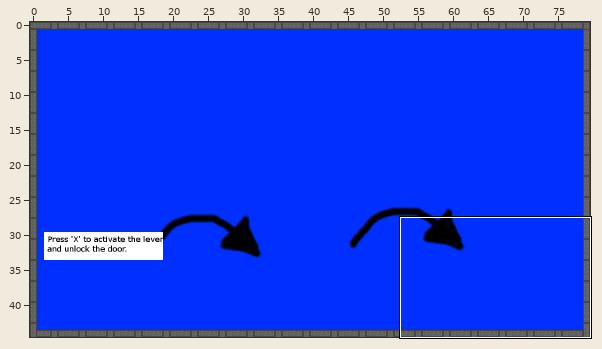
Two versions of a level (Tiled map, android/assets/levels/level3.tmx). Above, an overview of the earlier version with the close-up marked.
Close-up. Before the edit:
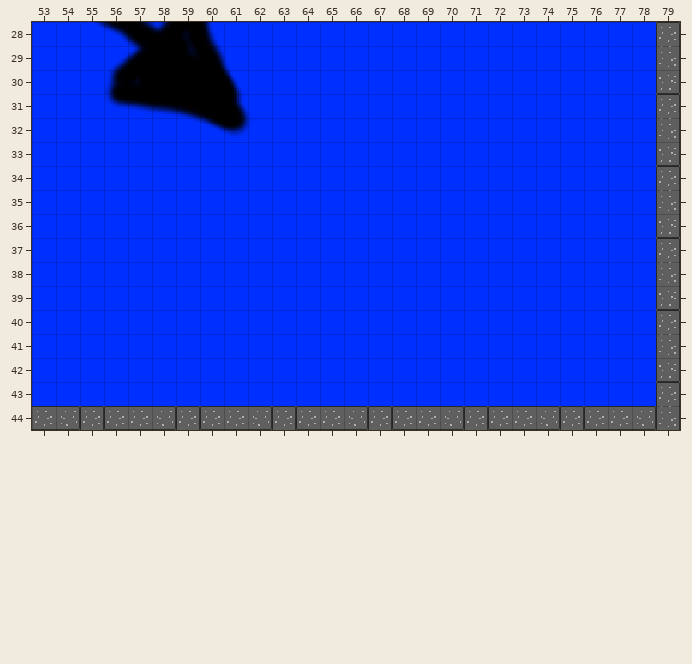
Cells are 16x16 px. Shown: x 53..79, y 28..44. The commit also changed other parts of the map, which this record leaves out.
And afterwards:
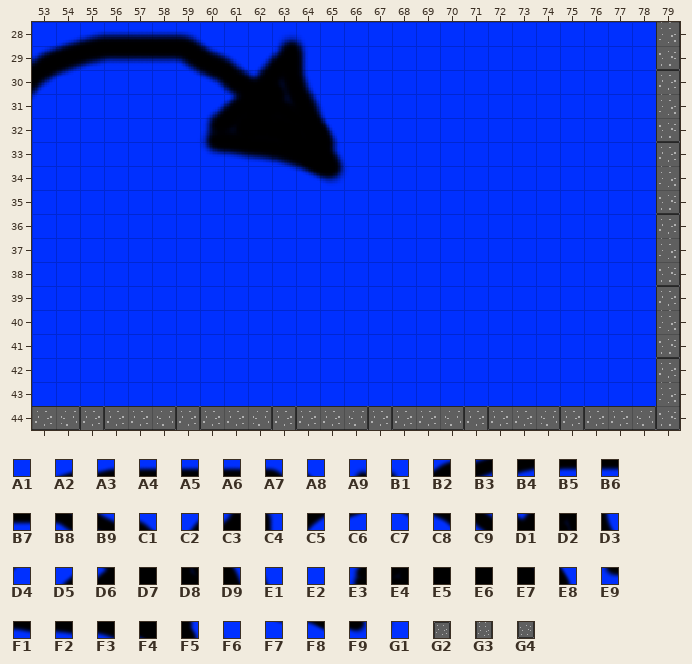
Key: from "arrow": A1 0, A2 46, A3 47, A4 48, A5 49, A6 50, A7 51, A8 52, A9 55, B1 56, B2 65, B3 66, B4 67, B5 68, B6 69, B7 70, B8 71, B9 72, C1 73, C2 74, C3 75, C4 76, C5 85, C6 86, C7 91, C8 92, C9 93, D1 94, D2 95, D3 96, D4 105, D5 112, D6 113, D7 114, D8 115, D9 116, E1 117, E2 131, E3 132, E4 133, E5 134, E6 135, E7 136, E8 137, E9 152, F1 153, F2 154, F3 155, F4 156, F5 157, F6 158, F7 175, F8 176, F9 177, G1 178; from "concrete": G2 7, G3 11, G4 15.
__ is an empty cell.
The exact change:
Layer "Tile Layer 1":
y 28: x 54..60 A1 C7 C8 C9 D1 D2 D3 -> A2 A3 A4 A5 A6 A7 A8; x 63..64 A1 A1 -> A9 B1; x 79 G2 -> G3
y 29: x 53..64 A1 A1 A1 D5 D6 D7 D8 D9 E1 A1 A1 A1 -> B2 B3 B4 B5 B6 B7 B8 B9 C1 C2 C3 C4; x 79 G3 -> G4
y 30: x 53..54 A1 A1 -> C5 C6; x 56..64 E3 E4 E5 E6 E7 E8 A1 A1 A1 -> A1 A1 A1 C7 C8 C9 D1 D2 D3; x 79 G4 -> G2
y 31: x 53 A1 -> D4; x 56..65 E9 F1 F2 F3 F4 F5 F6 A1 A1 A1 -> A1 A1 A1 A1 D5 D6 D7 D8 D9 E1; x 79 G2 -> G3
y 32: x 59..65 F7 F8 F9 G1 A1 A1 A1 -> E2 E3 E4 E5 E6 E7 E8; x 79 G3 -> G4
y 33: x 60..65 A1 A1 A1 A1 A1 A1 -> E9 F1 F2 F3 F4 F5; x 79 G4 -> G2
y 34: x 63..66 A1 A1 A1 A1 -> F7 F8 F9 G1; x 79 G2 -> G3
y 35: x 79 G3 -> G4
y 36: x 79 G4 -> G2
y 37: x 79 G2 -> G3
y 38: x 79 G3 -> G4
y 39: x 79 G4 -> G2
y 40: x 79 G2 -> G3
y 41: x 79 G3 -> G4
y 42: x 79 G4 -> G2
y 43: x 79 G2 -> G3
y 44: x 79 G3 -> G4
